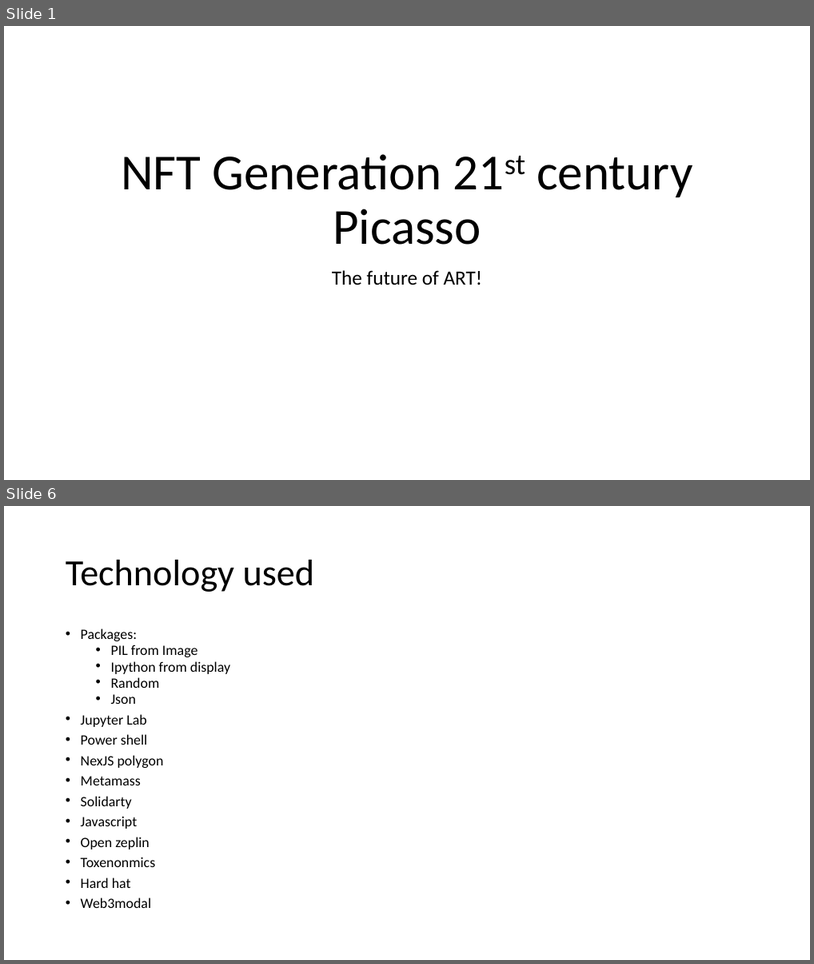
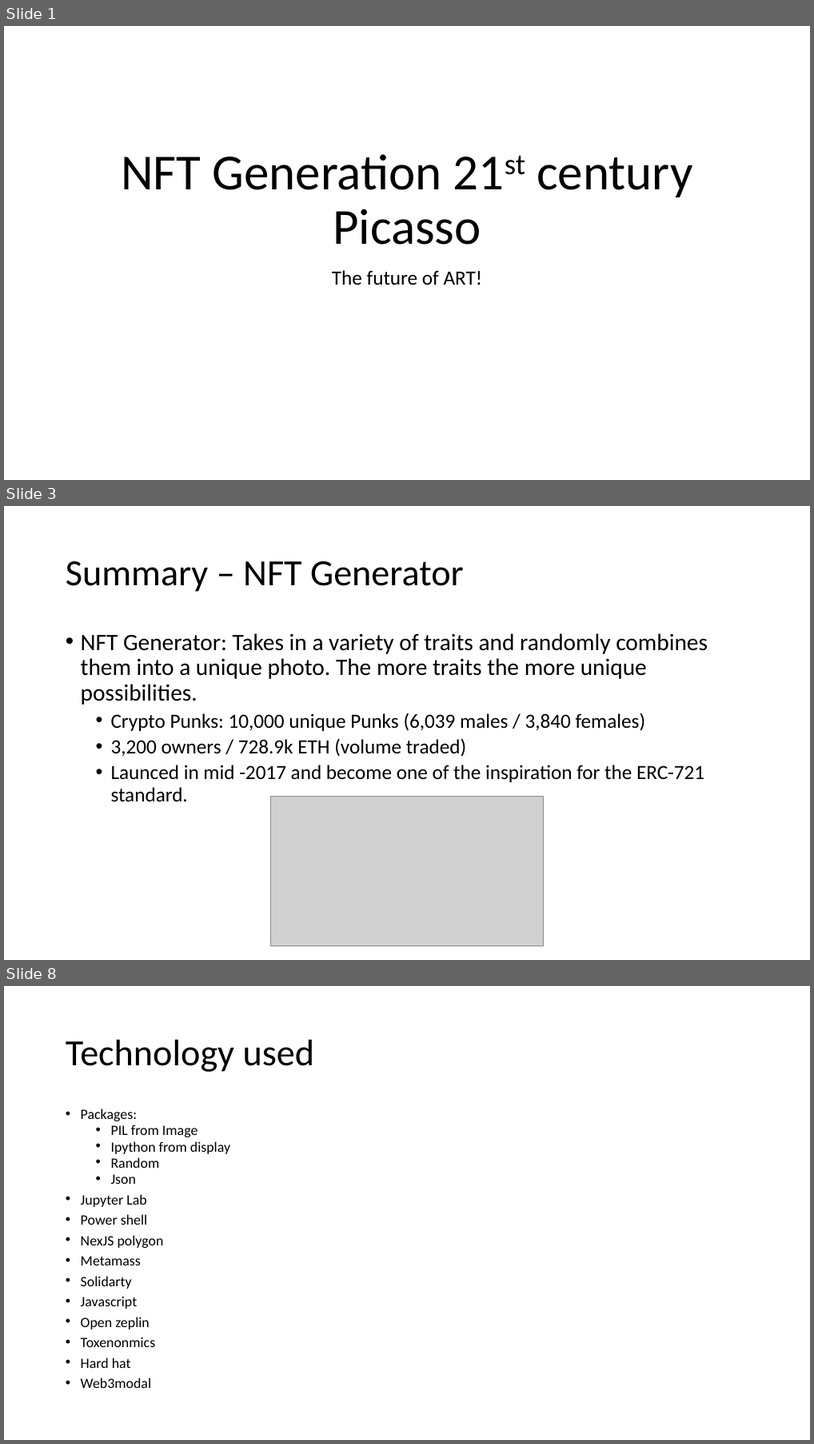
Before and after one commit to jcarballo321/Project_3, a slide deck: Presentation.pptx. Shown one above the other, each under a label of ours: slides 1 and 6 before the commit, slides 1, 3 and 8 after it; the slides between them are not shown. The pictures are 814x964 and 814x1444 pixels, drawn with LibreOffice and Linux fonts; fonts in the diff are those of the drawing; grey boxes stand for pictures. Boxes give left, top, right and bottom in pixels: in the first picture for what was removed or moved away, otherwise in the second. Text is boxed around its words. In the diff, an @@ line names an element or a change of style, - is before the commit and + after.

```diff
--- a/Presentation.pptx
+++ b/Presentation.pptx
@@ slide 3 added at bbox=[4, 506, 810, 960], background #FFFFFF @@
@@ title added at bbox=[66, 561, 464, 592], 44 pt, text #000000 @@
+Summary – NFT Generator
@@ text added at bbox=[81, 633, 708, 802], 24 pt, text #000000 @@
+• NFT Generator: Takes in a variety of traits and randomly combines them into a unique photo. The more traits the more unique possibilities.
+  • Crypto Punks: 10,000 unique Punks (6,039 males / 3,840 females)
+  • 3,200 owners / 728.9k ETH (volume traded)
+  • Launced in mid -2017 and become one of the inspiration for the ERC-721 standard.
@@ picture added at bbox=[270, 796, 544, 946] @@
@@ what was slide 6 is now slide 8 @@
```
Also in this commit, not shown: 2 slides changed, 3 other slides added, 2 slides removed, 2 other files.
